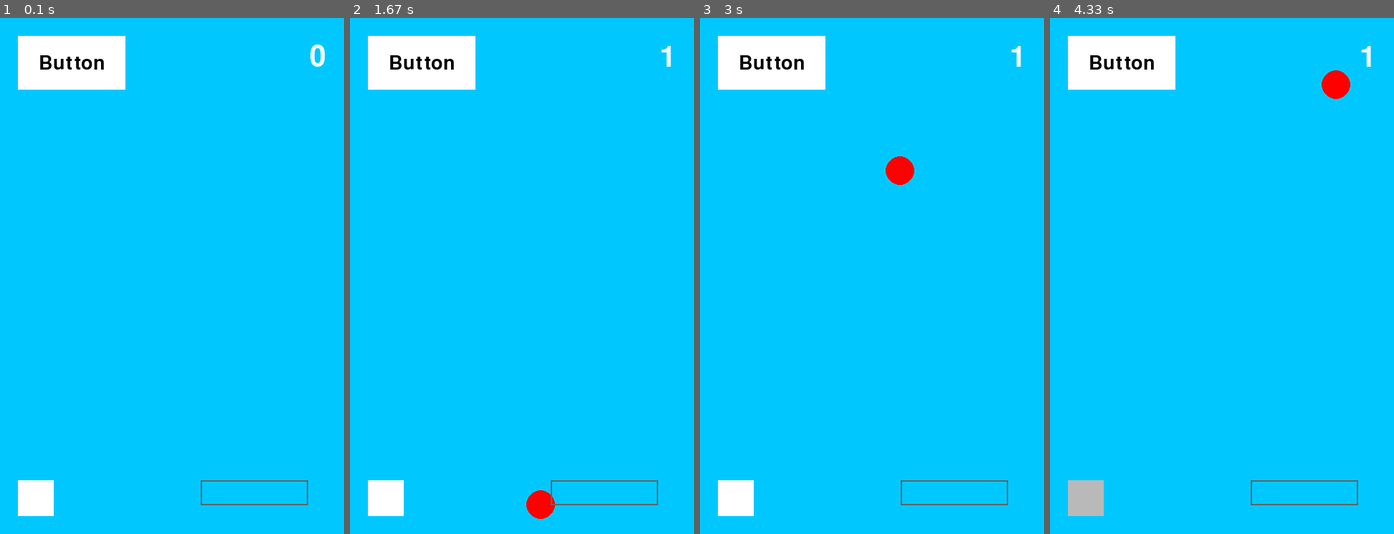
Above: before the commit, frames 1-4 (left to right).
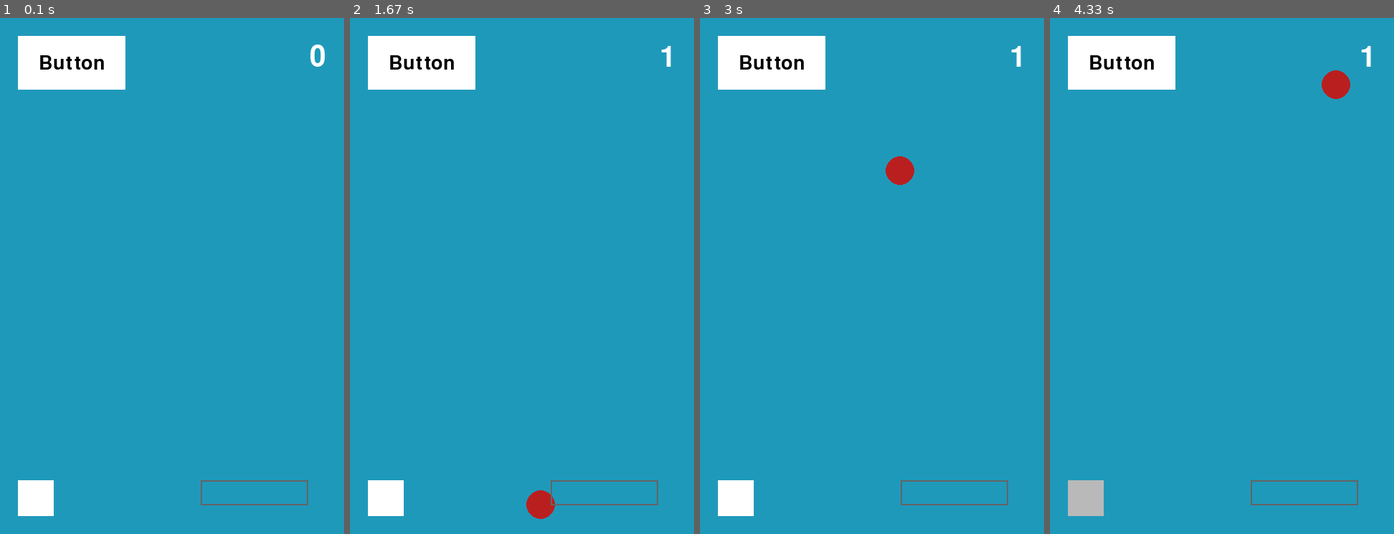
Above: after the commit, the same moments.

Repository: GameGenesis/Pygame-Utils
Game: pygame game, started from main.py
Two runs of this game, one before a commit and one after it. Both use one fixed random seed, a clock stepped at 60 frames per second and the inputs below.
Inputs (mouse positions are in pixels of both pictures, inside the frame that each line leads up to):
- Up to frame 1 (0.1 s): no input
- Up to frame 2 (1.67 s): click "Button" at 0.38 s; press the mouse at (604, 492) at 0.7 s; move the mouse to (539, 399) at 0.8 s; release the mouse at (477, 312) at 0.93 s; press the mouse at (422, 64) at 1.03 s; move the mouse to (446, 116) at 1.13 s; release the mouse at (473, 167) at 1.27 s
- Up to frame 3 (3 s): press the mouse at (954, 492) at 1.87 s; move the mouse to (847, 379) at 1.97 s; release the mouse at (744, 260) at 2.1 s; press the mouse at (772, 64) at 2.2 s; move the mouse to (868, 260) at 2.3 s; release the mouse at (968, 461) at 2.43 s
- Up to frame 4 (4.33 s): tap Space at 3, 3.73, 4.03 s; press the mouse at (1304, 492) at 3.37 s; move the mouse to (1228, 430) at 3.47 s; release the mouse at (1156, 368) at 3.6 s; press the mouse at (1084, 497) at 4.2 s; move the mouse to (1173, 425) at 4.3 s

The runs differ from the first frame. In frame 1, 96% of the frame differs, in the area x 0-100%, y 0-100%; in frame 2, 96%; in frame 3, 96%; in frame 4, 96%.

Commit message:
Add instance class property to EventManager and Canvas
* Add instance class property to EventManager and Canvas

* Simplify Graphic and Graphic event base constructor

Diff:
--- a/main.py
+++ b/main.py
@@ -37,16 +37,15 @@
     def toggle_color(on):
         circle.color = Color.BLUE if on else Color.RED
 
-    # panel = Panel()
+    panel = Panel()
     score_text = Label(font_size=60, text=score, position=(surface_size[0] - 25, 35), anchor=Alignment.TOP_RIGHT)
     button = Button(position=Vector2(25, 25), label=Label("Button", Color.BLACK, font_size=40), on_click=increment_score, disabled=False, label_alignment=Alignment.CENTER)
     check_box = CheckBox(position=Vector2(25, surface_size[1] - 75), on_value_change=toggle_color)
     input_box = InputBox(position=Vector2(surface_size[0] - 200, surface_size[1] - 75), on_submit=set_score)
-    EventManager.INSTANCE.set_events(toggle_velocity, on_quit=lambda: JsonSave.save("save_data.json", "Score", score))
-
+    EventManager.instance.set_events(toggle_velocity, on_quit=lambda: JsonSave.save("save_data.json", "Score", score))
 
     while True:
-        EventManager.INSTANCE.handle_events()
+        EventManager.instance.handle_events()
 
         # Current frame ticks in ms
         t = pygame.time.get_ticks()
--- a/pygame_utils.py
+++ b/pygame_utils.py
@@ -39,9 +39,7 @@
 
 class Graphic_Event:
     def __init__(self) -> None:
-        if not EventManager.INSTANCE:
-            EventManager()
-        EventManager.INSTANCE.add_managed_object(self)
+        EventManager.instance.add_managed_object(self)
 
     @abstractmethod
     def handle_event(self, event: pygame.event.Event) -> None:
@@ -52,15 +50,23 @@
     INSTANCE = None
 
     def __init__(self, call_backs: Callable | list[Callable]=None, on_quit: Callable=None) -> None:
-        self._singleton()
+        EventManager._singleton(self)
         self.set_events()
 
-    def _singleton(self):
-        if EventManager.INSTANCE:
-            self.update_managed_objects(EventManager.INSTANCE.graphic_events)
+    @classmethod
+    @property
+    def instance(cls):
+        if not cls.INSTANCE:
+            EventManager()
+        return cls.INSTANCE
+
+    @classmethod
+    def _singleton(cls, instance):
+        if cls.INSTANCE:
+            instance.update_managed_objects(cls.INSTANCE.graphic_events)
         else:
-            self.graphic_events = []
-        EventManager.INSTANCE = self
+            instance.graphic_events = []
+        cls.INSTANCE = instance
 
     def set_events(self, call_backs: Callable | list[Callable]=None, on_quit: Callable=None) -> None:
         if call_backs:
@@ -100,9 +106,7 @@
 
 class Graphic:
     def __init__(self) -> None:
-        if not Canvas.INSTANCE:
-            Canvas()
-        Canvas.INSTANCE.add_managed_object(self)
+        Canvas.instance.add_managed_object(self)
 
     @abstractmethod
     def draw(self, surface: pygame.Surface):
@@ -116,6 +120,13 @@
 
         self.main_surface = pygame.display.get_surface()
         self.graphic_elements = []
+
+    @classmethod
+    @property
+    def instance(cls):
+        if not cls.INSTANCE:
+            Canvas()
+        return cls.INSTANCE
 
     def _singleton(self):
         if Canvas.INSTANCE:
